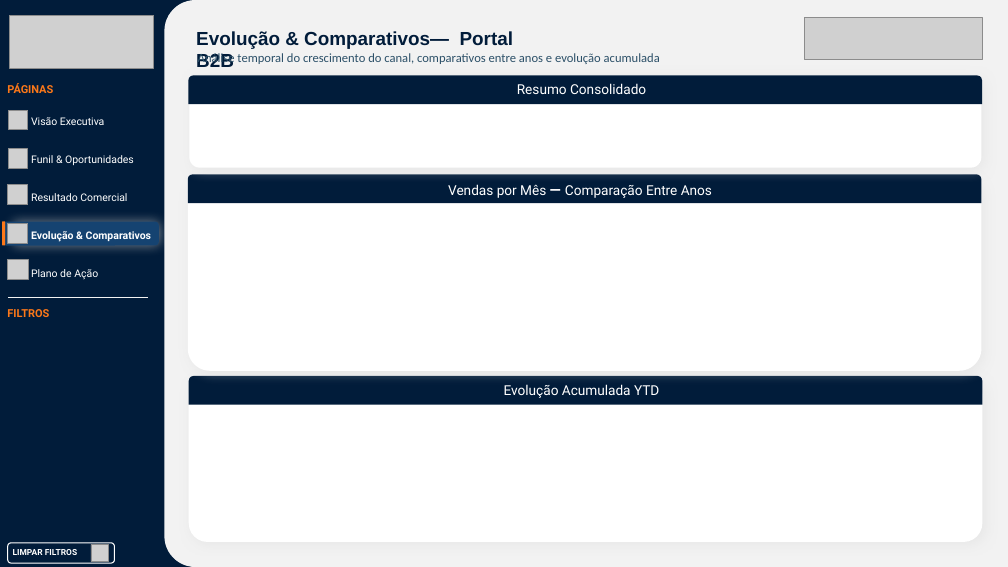
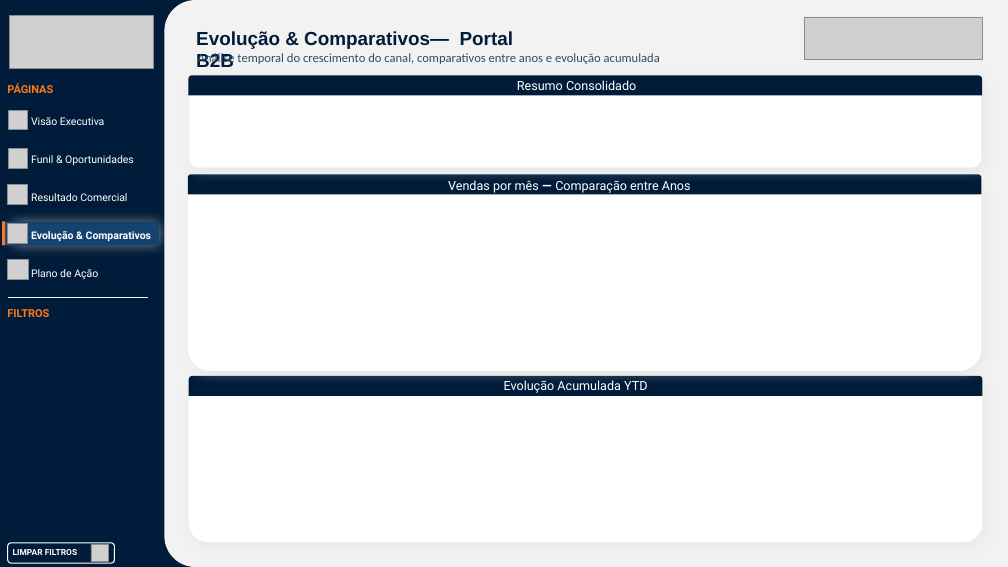
Before and after one commit to Joao-VM-Silva/portal-b2b-analise-canal-digital, a slide deck: slide 4 of images/layouts/paginas-portal-b2b.pptx. Drawn at 1008x567 pixels with LibreOffice and Linux fonts; fonts in the diff are those of the drawing; grey boxes stand for pictures. Boxes give left, top, right and bottom in pixels: in the first picture for what was removed or moved away, otherwise in the second. Text is boxed around its words. In the diff, an @@ line names an element or a change of style, - is before the commit and + after.

```diff
--- a/images/layouts/paginas-portal-b2b.pptx
+++ b/images/layouts/paginas-portal-b2b.pptx
@@ round same rect resized from (x1=188, y1=76, x2=982, y2=104) to (x1=188, y1=76, x2=982, y2=95) @@
@@ text "Resumo Consolidado" at (x1=517, y1=80, x2=636, y2=90): size 13 to 12 pt @@
@@ round same rect resized from (x1=188, y1=175, x2=982, y2=203) to (x1=188, y1=175, x2=982, y2=194) @@
@@ text at (x1=448, y1=180, x2=691, y2=193): text changed; size 13 to 12 pt @@
-Vendas por Mês — Comparação Entre Anos
+Vendas por mês — Comparação entre Anos
@@ round same rect resized from (x1=189, y1=376, x2=983, y2=405) to (x1=189, y1=376, x2=983, y2=395) @@
@@ text "Evolução Acumulada YTD" at (x1=504, y1=380, x2=647, y2=393): size 13 to 12 pt @@
```
Also in this commit, not shown: 4 other slides changed, 6 other files.
